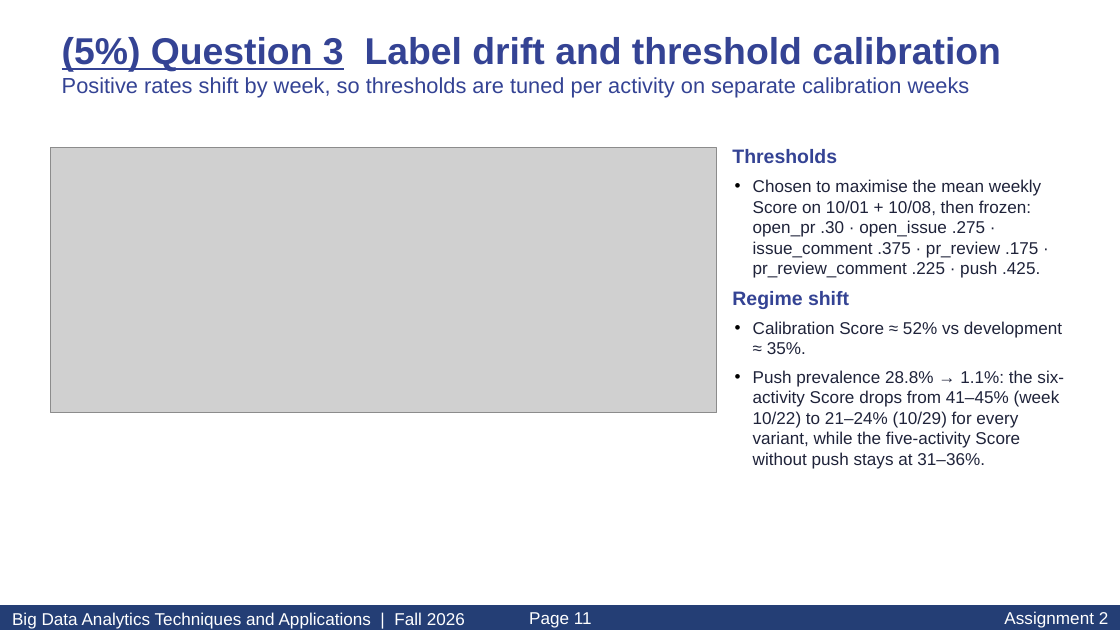
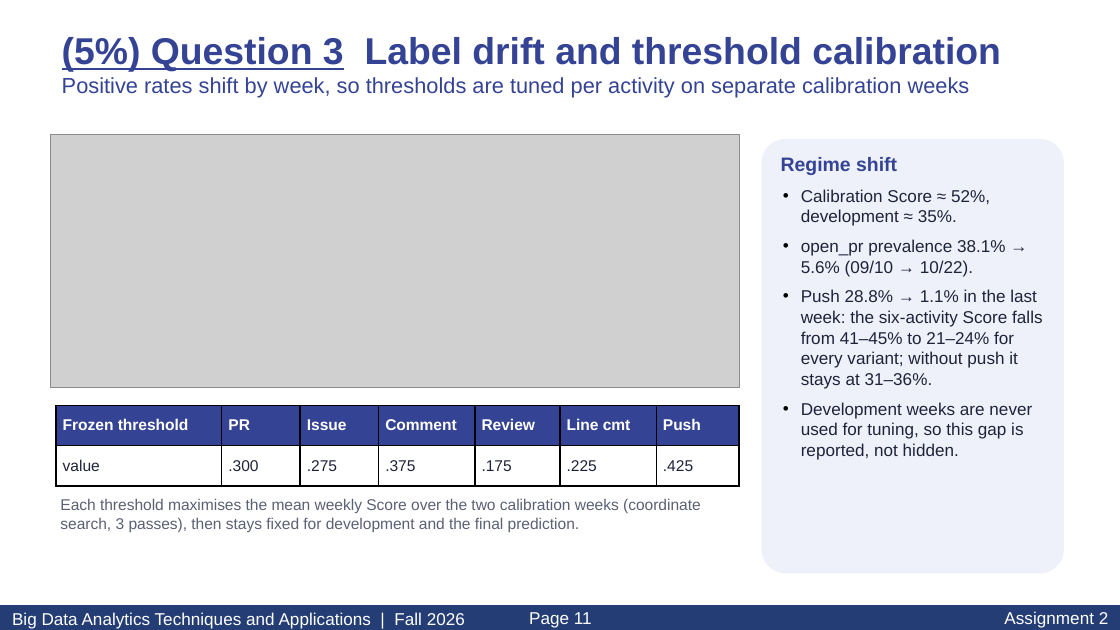
Before and after one commit to ellatso/NYCU-BigData-Assignment2, a slide deck: slide 11 of report_materials/Asg2_113700058.pptx. Drawn at 1120x630 pixels with LibreOffice and Linux fonts; fonts in the diff are those of the drawing; grey boxes stand for pictures. Boxes give left, top, right and bottom in pixels: in the first picture for what was removed or moved away, otherwise in the second. Text is boxed around its words. In the diff, an @@ line names an element or a change of style, - is before the commit and + after.

```diff
--- a/report_materials/Asg2_113700058.pptx
+++ b/report_materials/Asg2_113700058.pptx
@@ picture: place and size @@
-picture at [50, 148, 717, 412]
+picture at [50, 134, 739, 388]
@@ text at [732, 149, 1041, 278]: paragraphs removed @@
-Thresholds
-• Chosen to maximise the mean weekly Score on 10/01 + 10/08, then frozen: open_pr .30 · open_issue .275 · issue_comment .375 · pr_review .175 · pr_review_comment .225 · push .425.
@@ rounded rectangle added at [762, 139, 1064, 573], fill #EEF1F9 @@
@@ text "Regime shift": place and size @@
-text "Regime shift" at [732, 149, 1064, 469]
+text "Regime shift" at [781, 157, 1042, 460]
@@ text at [781, 157, 897, 175]: more space between paragraphs @@
@@ text at [801, 189, 1042, 460]: text changed @@
-• Calibration Score ≈ 52% vs development ≈ 35%.
-• Push prevalence 28.8% → 1.1%: the six-activity Score drops from 41–45% (week 10/22) to 21–24% (10/29) for every variant, while the five-activity Score without push stays at 31–36%.
+• Calibration Score ≈ 52%, development ≈ 35%.
+• open_pr prevalence 38.1% → 5.6% (09/10 → 10/22).
+• Push 28.8% → 1.1% in the last week: the six-activity Score falls from 41–45% to 21–24% for every variant; without push it stays at 31–36%.
+• Development weeks are never used for tuning, so this gap is reported, not hidden.
@@ table added at [56, 405, 739, 486], 2 rows, 7 columns @@
+Frozen threshold | PR | Issue | Comment | Review | Line cmt | Push
+value | .300 | .275 | .375 | .175 | .225 | .425
@@ text added at [60, 498, 701, 532], 10 pt, text #5B6075 @@
+Each threshold maximises the mean weekly Score over the two calibration weeks (coordinate search, 3 passes), then stays fixed for development and the final prediction.
```
Also in this commit, not shown: 4 other slides changed, 19 other files.
